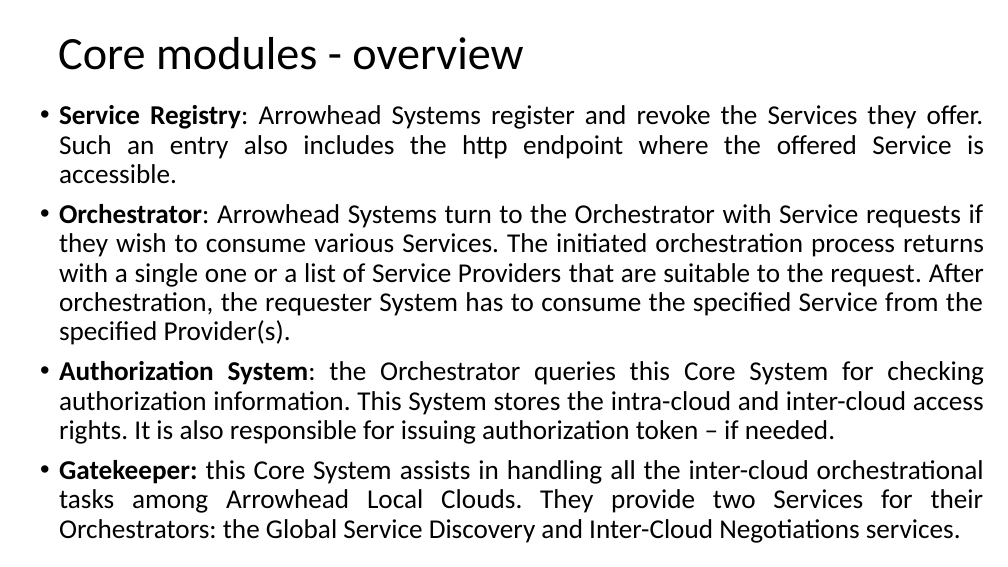
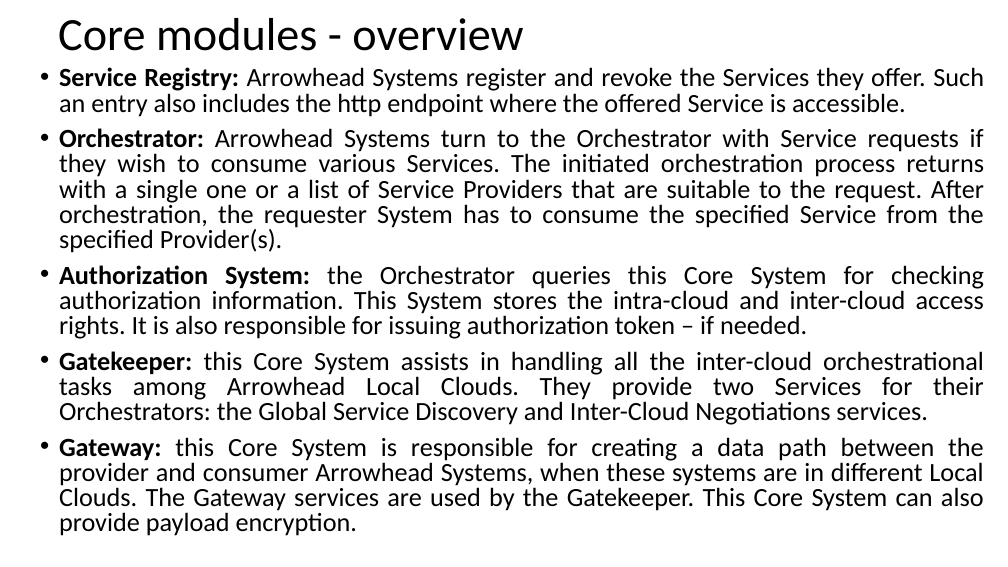
Before and after one commit to hegeduscs/arrowhead, a slide deck: slide 4 of documentation/Quick-Start-Guide-M2.pptx. Drawn at 1008x567 pixels with LibreOffice and Linux fonts; fonts in the diff are those of the drawing. Boxes give left, top, right and bottom in pixels: in the first picture for what was removed or moved away, otherwise in the second. Text is boxed around its words. In the diff, an @@ line names an element or a change of style, - is before the commit and + after.

```diff
--- a/documentation/Quick-Start-Guide-M2.pptx
+++ b/documentation/Quick-Start-Guide-M2.pptx
@@ title "Core modules - overview": place and size @@
-title "Core modules - overview" at (58, 37, 523, 70)
+title "Core modules - overview" at (58, 18, 523, 51)
@@ text "Service Registry: Arrowhead Systems register ...": place and size @@
-text "Service Registry: Arrowhead Systems register ..." at (59, 105, 984, 543)
+text "Service Registry: Arrowhead Systems register ..." at (59, 67, 984, 536)
@@ text at (59, 67, 984, 425): size 25.9 to 25 pt in "Service Registry: Arrowhead Systems register and revoke ...", "Orchestrator: Arrowhead Systems turn to the Orchestrator ...", "Authorization System: the Orchestrator queries this Core ...", "Gatekeeper: this Core System assists in handling ..."; bold on in "Registry:", "Orchestrator:", "System:"; line spacing 0.9 to 0.8 @@
@@ text at (59, 437, 984, 536): paragraph added @@
+• Gateway: this Core System is responsible for creating a data path between the provider and consumer Arrowhead Systems, when these systems are in different Local Clouds. The Gateway services are used by the Gatekeeper. This Core System can also provide payload encryption.
```
Also in this commit, not shown: 2 other slides changed.
